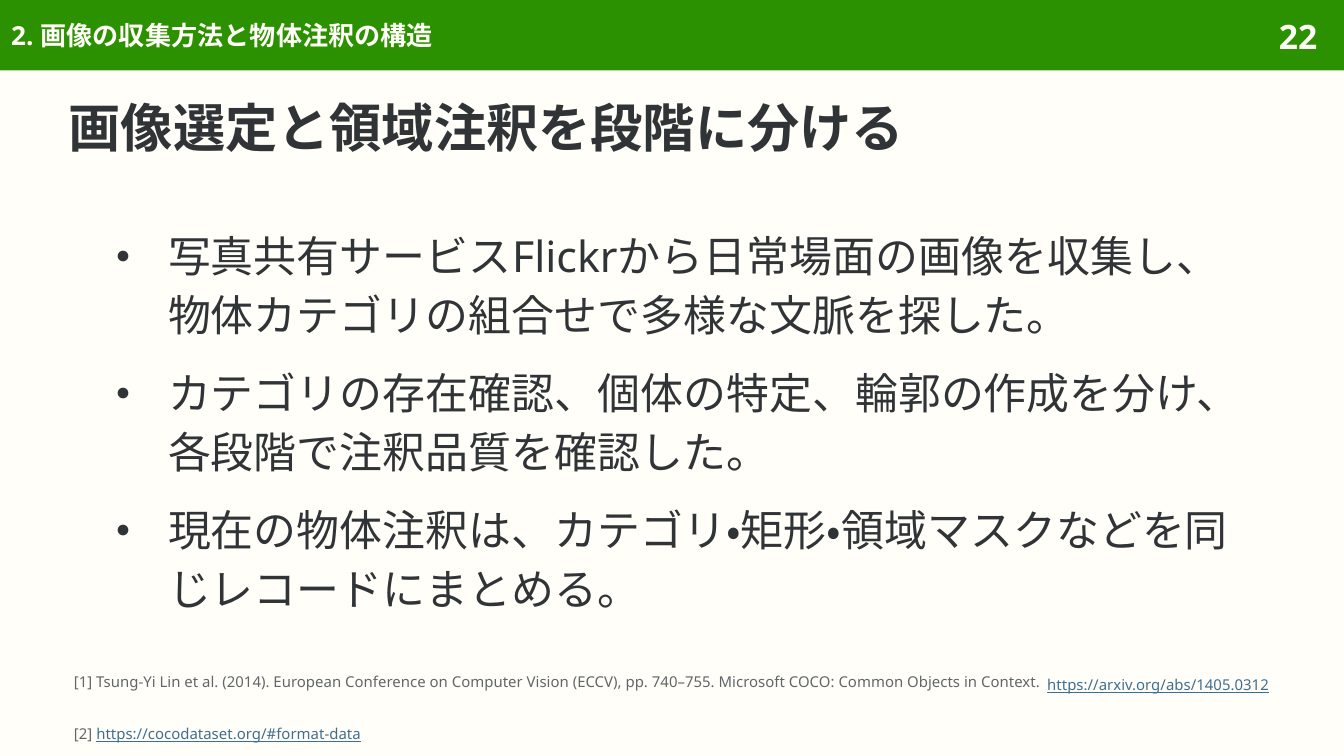
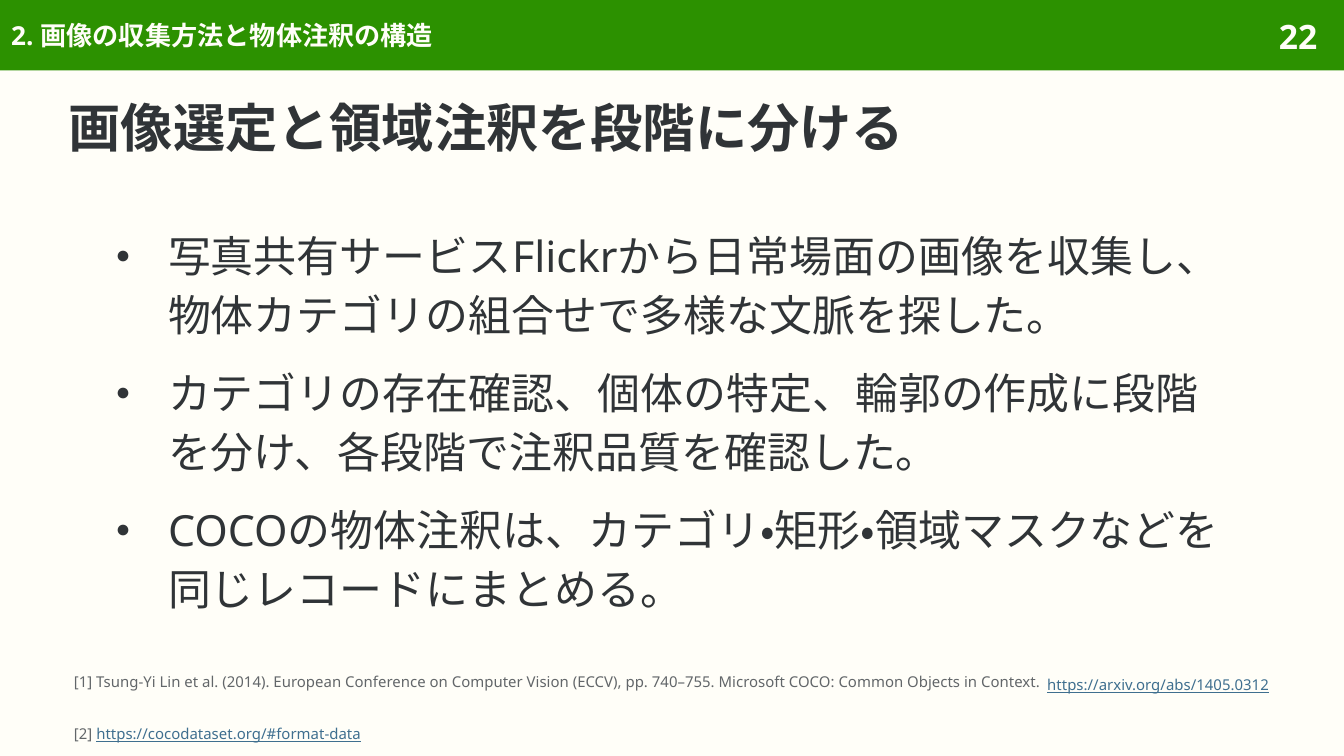
Before and after one commit to sasakiy84/datasets-in-10-minutes, a slide deck: slide 22 of slides/datasets-in-10-minutes-coco.pptx. Drawn at 1344x756 pixels with LibreOffice and Linux fonts; fonts in the diff are those of the drawing. Boxes give left, top, right and bottom in pixels: in the first picture for what was removed or moved away, otherwise in the second. Text is boxed around its words. In the diff, an @@ line names an element or a change of style, - is before the commit and + after.

```diff
--- a/slides/datasets-in-10-minutes-coco.pptx
+++ b/slides/datasets-in-10-minutes-coco.pptx
@@ text at (168, 372, 1219, 609): text changed @@
-● カテゴリの存在確認、個体の特定、輪郭の作成を分け、各段階で注釈品質を確認した。
-● 現在の物体注釈は、カテゴリ・矩形・領域マスクなどを同じレコードにまとめる。
+● カテゴリの存在確認、個体の特定、輪郭の作成に段階を分け、各段階で注釈品質を確認した。
+● COCOの物体注釈は、カテゴリ・矩形・領域マスクなどを同じレコードにまとめる。
```
Also in this commit, not shown: 10 other slides changed, 7 other files.
